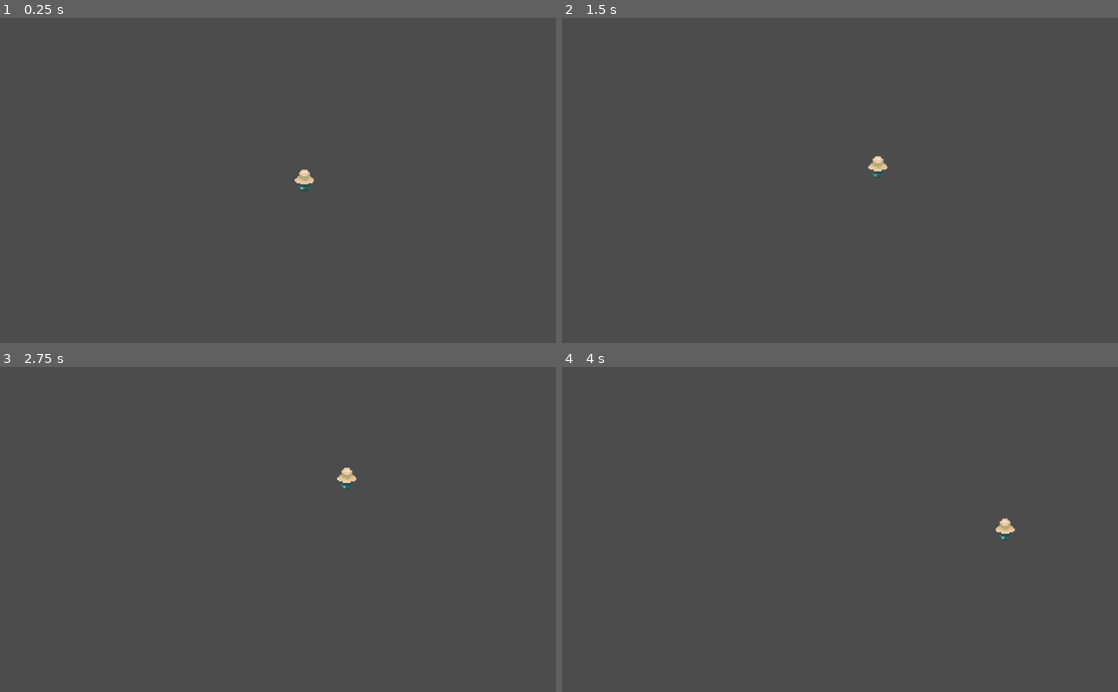
Above: before the commit, frames 1-4 (two rows, left to right).
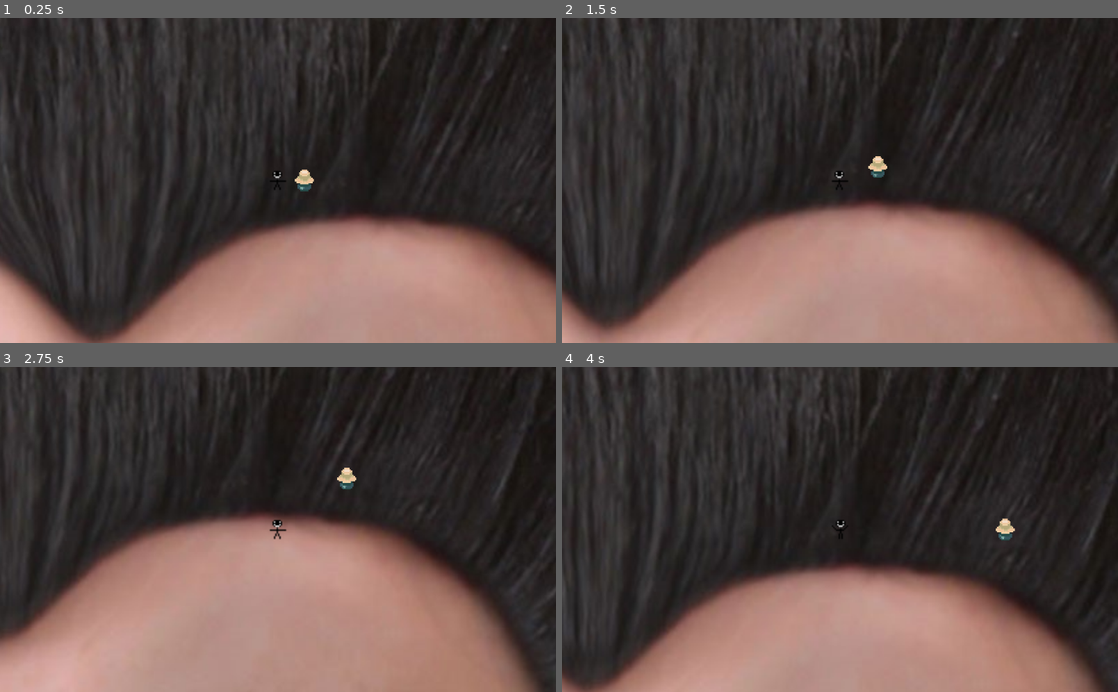
Above: after the commit, the same moments.

Repository: AdkinsC0211/MimicHunter
Game: Godot game, scene res://Scenes/Level0.tscn
Two runs of this game, one before a commit and one after it. Both use one fixed random seed, a clock stepped at 60 frames per second and the inputs below.
Inputs:
- Up to frame 1 (0.25 s): no input
- Up to frame 2 (1.5 s): hold Right (ui_right) 0.53-1.28 s; hold Down (ui_down) from 1.28 s (still down)
- Up to frame 3 (2.75 s): release Down (ui_down) at 2.03 s; hold Right (ui_right) from 2.03 s (still down)
- Up to frame 4 (4 s): release Right (ui_right) at 2.78 s; hold Up (ui_up) 2.78-3.53 s; hold Left (ui_left) from 3.53 s (still down)

The runs differ from the first frame. In frame 1, 90% of the frame differs, in the area x 0-100%, y 0-100%; in frame 2, 92%; in frame 3, 96%; in frame 4, 92%.

Commit message:
Player Animation Fixed and Collision Added

Diff:
--- a/Player.gd
+++ b/Player.gd
@@ -37,3 +37,7 @@
 		$AnimatedSprite.flip_h = velocity.x < 0
 
 # collision begins
+func _on_Player_body_entered(body):
+	#insert corresponding action for player getting hit such as damaged health
+	emit_signal("hit")
+	$CollisionShape2D.set_deferred("disabled", true)
--- a/Scenes/Level0.tscn
+++ b/Scenes/Level0.tscn
@@ -7,7 +7,6 @@
 [node name="Node2D" type="Node2D"]
 
 [node name="Sprite" type="Sprite" parent="."]
-visible = false
 texture = ExtResource( 1 )
 
 [node name="Player" parent="." instance=ExtResource( 2 )]
--- a/Scenes/Player.tscn
+++ b/Scenes/Player.tscn
@@ -1,6 +1,21 @@
-[gd_scene load_steps=3 format=2]
+[gd_scene load_steps=6 format=2]
 
 [ext_resource path="res://Player.gd" type="Script" id=1]
+[ext_resource path="res://Assets/Images/player_sprite_holder_2.png" type="Texture" id=2]
+[ext_resource path="res://Assets/Images/player_sprite_holder.png" type="Texture" id=3]
+
+[sub_resource type="SpriteFrames" id=2]
+animations = [ {
+"frames": [ ExtResource( 2 ) ],
+"loop": true,
+"name": "IDLE",
+"speed": 5.0
+}, {
+"frames": [ ExtResource( 3 ), ExtResource( 2 ) ],
+"loop": true,
+"name": "WALK",
+"speed": 5.0
+} ]
 
 [sub_resource type="RectangleShape2D" id=1]
 
@@ -14,6 +29,8 @@
 zoom = Vector2( 0.4, 0.4 )
 
 [node name="AnimatedSprite" type="AnimatedSprite" parent="."]
+frames = SubResource( 2 )
+animation = "WALK"
 
 [node name="CollisionShape2D" type="CollisionShape2D" parent="."]
 shape = SubResource( 1 )
